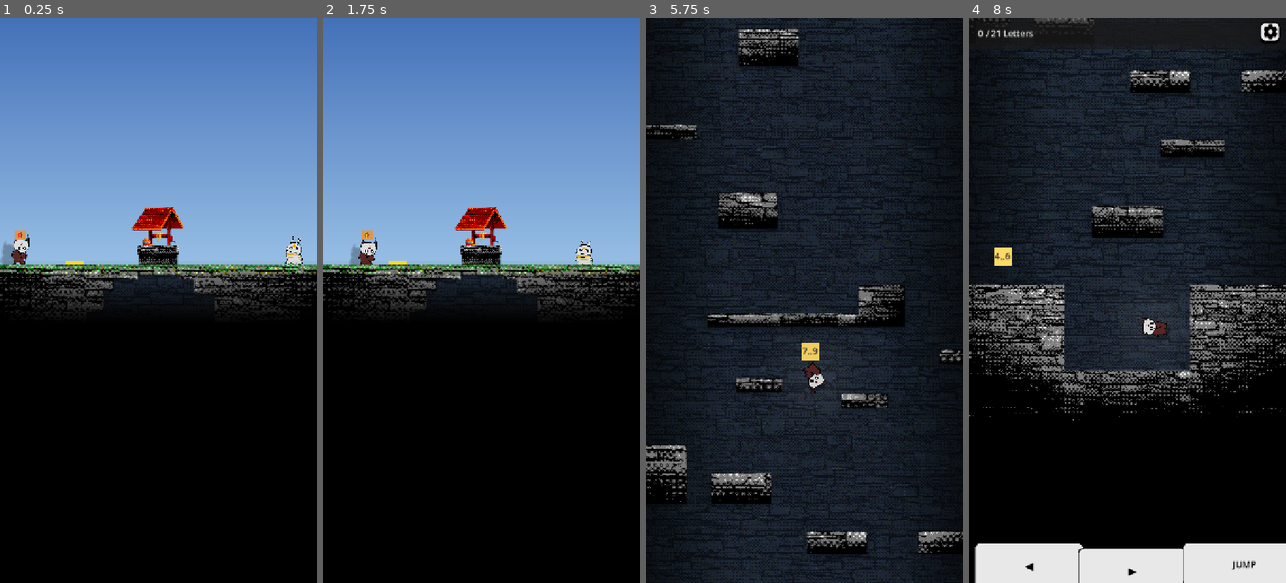
Above: before the commit, frames 1-4 (left to right).
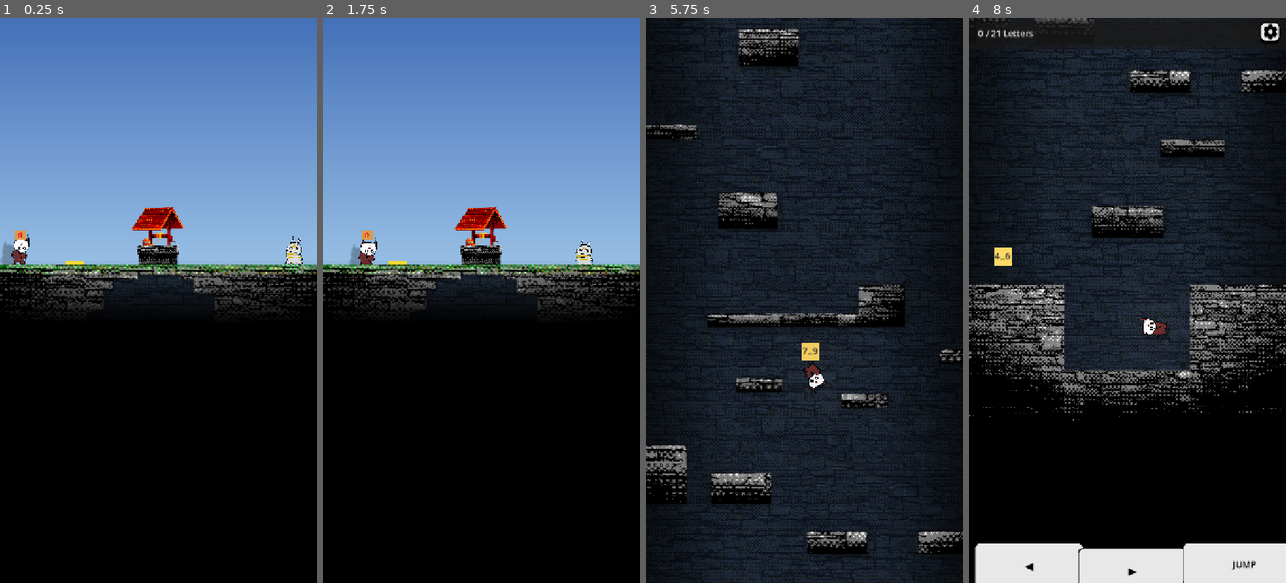
Above: after the commit, the same moments.

Repository: gimigkk/agustus-13
Game: Godot game, scene res://scenes/levels/test_level.tscn
Same seed, same stepped clock (60 frames per second), same inputs: the game is played once before the commit and once after it.
Inputs (mouse positions are in pixels of both pictures, inside the frame that each line leads up to):
- Up to frame 1 (0.25 s): no input
- Up to frame 2 (1.75 s): tap Enter at 0.5 s; move the mouse to (551, 272) at 0.52 s; hold Right (move_right) from 0.53 s (still down); tap Space (jump) at 0.77, 1.52 s; move the mouse to (418, 328) at 1.27 s
- Up to frame 3 (5.75 s): move the mouse to (836, 176) at 2.02 s; release Right (move_right) at 2.03 s; hold Left (move_left) 2.03-2.78 s; move the mouse to (788, 413) at 2.77 s; hold Right (move_right) 2.78-4.28 s; tap Space (jump) at 3.02, 3.77, 4.52 s; move the mouse to (899, 385) at 3.52 s; move the mouse to (709, 215) at 4.27 s; hold Left (move_left) 4.28-5.03 s; move the mouse to (820, 300) at 5.02 s; hold Right (move_right) from 5.03 s (still down)
- Up to frame 4 (8 s): move the mouse to (1079, 159) at 5.77 s; release Right (move_right) at 5.78 s; hold Left (move_left) 5.78-7.28 s; tap Space (jump) at 6.02, 6.77, 7.52 s; move the mouse to (1197, 272) at 6.52 s; move the mouse to (1064, 328) at 7.27 s; hold Right (move_right) from 7.28 s (still down)

The runs differ from the first frame. In frame 1, less than 0.1% of the frame differs, in the area x 4-9%, y 39-42%; in frame 2, less than 0.1%; in frame 3, less than 0.1%; in frame 4, less than 0.1%.

Commit message:
tune(player): halve ambient glow opacity and boost player sprite brightness

Diff:
--- a/scenes/player/player.gd
+++ b/scenes/player/player.gd
@@ -64,7 +64,7 @@
 	# Smoothly fade out ambient glow when player climbs outside the well (Y <= -3850)
 	if glow:
 		var well_exit_y: float = -3850.0
-		var target_alpha: float = 0.07 if global_position.y > well_exit_y else 0.0
+		var target_alpha: float = 0.035 if global_position.y > well_exit_y else 0.0
 		glow.modulate.a = move_toward(glow.modulate.a, target_alpha, delta * 2.0)
 		glow.visible = glow.modulate.a > 0.001
 
--- a/scenes/player/player.tscn
+++ b/scenes/player/player.tscn
@@ -29,7 +29,7 @@
 position = Vector2(0, -5)
 scale = Vector2(0.7, 0.7)
 texture = ExtResource("3_glow")
-modulate = Color(1, 1, 1, 0.07)
+modulate = Color(1, 1, 1, 0.035)
 
 [node name="Shadow" type="TextureRect" parent="."]
 z_index = -1
@@ -45,6 +45,7 @@
 stretch_mode = 5
 
 [node name="Visual" type="TextureRect" parent="."]
+modulate = Color(1.22, 1.22, 1.22, 1)
 custom_minimum_size = Vector2(65, 65)
 offset_left = -32.5
 offset_top = -35.0
